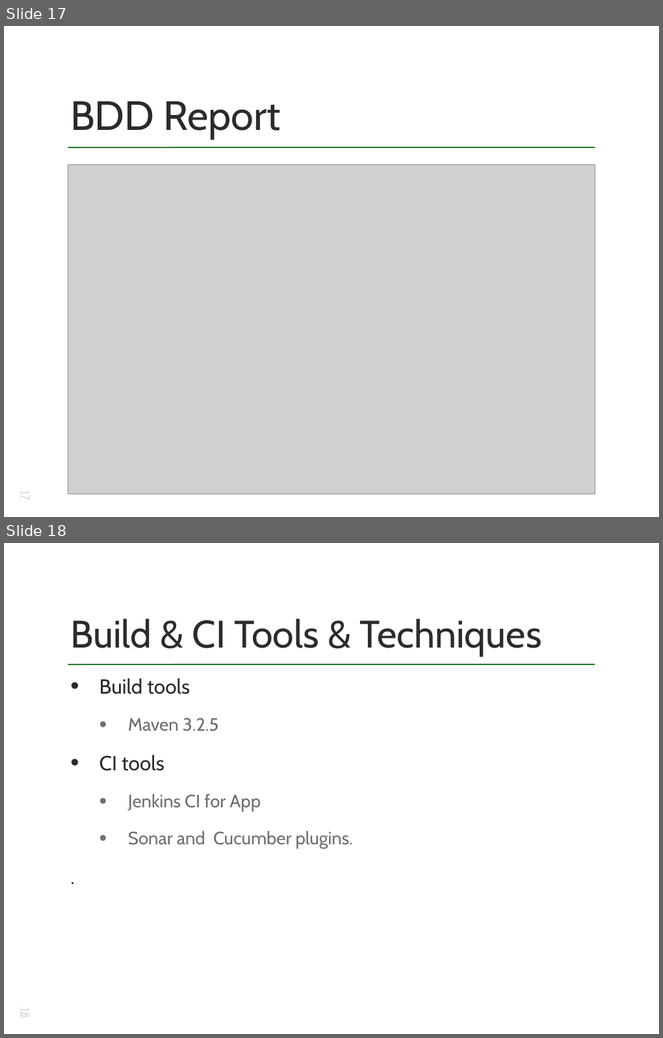
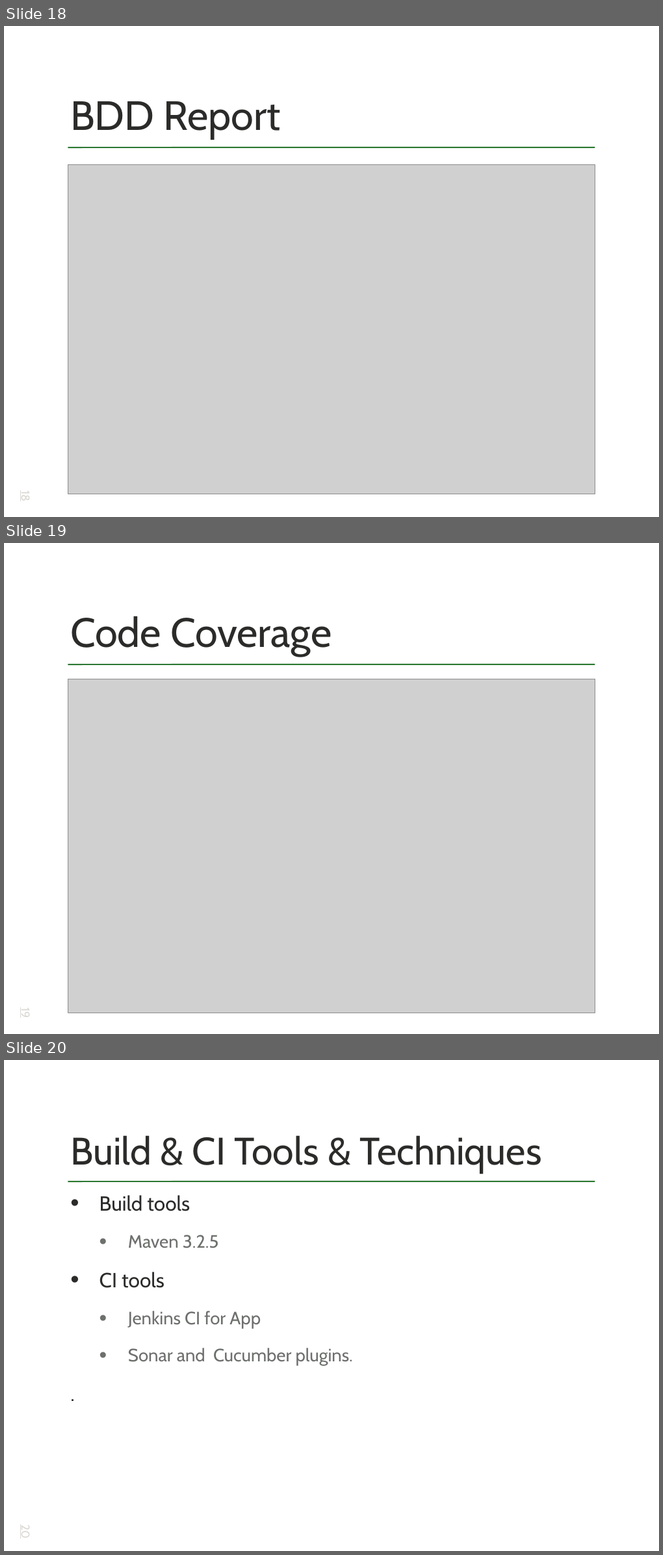
Before and after one commit to sunil311/EEJ1_Service_Platform, a slide deck: outsidewar/deliverables/EEteamJ1 Final Presentation.pptx. Shown one above the other, each under a label of ours: slides 17 and 18 before the commit, slides 18, 19 and 20 after it. The pictures are 663x1038 and 663x1555 pixels, drawn with LibreOffice and Linux fonts; fonts in the diff are those of the drawing; grey boxes stand for pictures. Boxes give left, top, right and bottom in pixels: in the first picture for what was removed or moved away, otherwise in the second. Text is boxed around its words. In the diff, an @@ line names an element or a change of style, - is before the commit and + after.

```diff
--- a/outsidewar/deliverables/EEteamJ1 Final Presentation.pptx
+++ b/outsidewar/deliverables/EEteamJ1 Final Presentation.pptx
@@ slide 19 added at bbox=[4, 543, 659, 1034], background #FFFFFF; not listed: 1 template element that a slide beside it also shows @@
@@ title added at bbox=[70, 616, 332, 657], 64 pt, text #2B2C2A @@
+Code Coverage
@@ picture added at bbox=[68, 679, 595, 1014] @@
@@ page number added at bbox=[18, 1008, 33, 1018], 18 pt, text #DAD8D3, underline @@
+19
@@ what was slide 17 is now slide 18 @@
@@ page number at bbox=[18, 491, 33, 502]: text changed @@
-17
+18
@@ what was slide 18 is now slide 20 @@
@@ page number at bbox=[18, 1526, 33, 1539]: text changed @@
-18
+20
```
Also in this commit, not shown: 2 slides changed, 9 other slides added.
